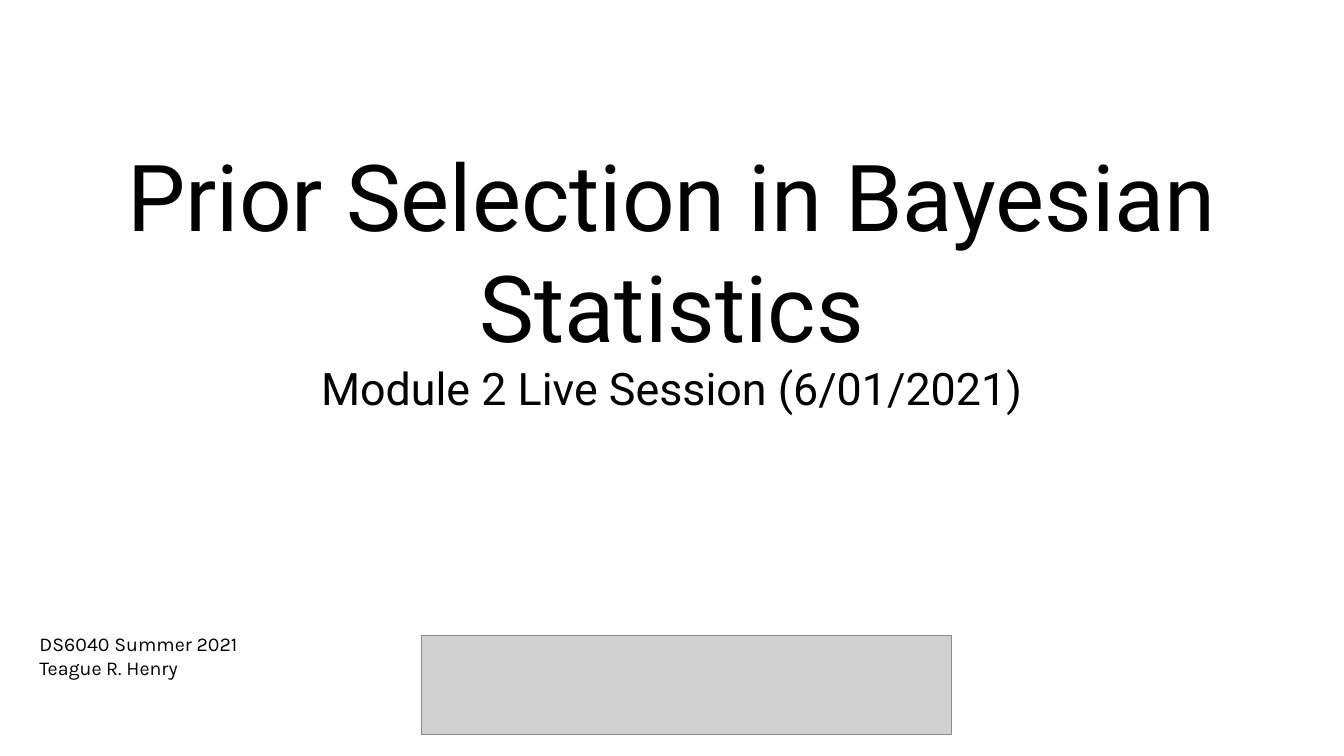
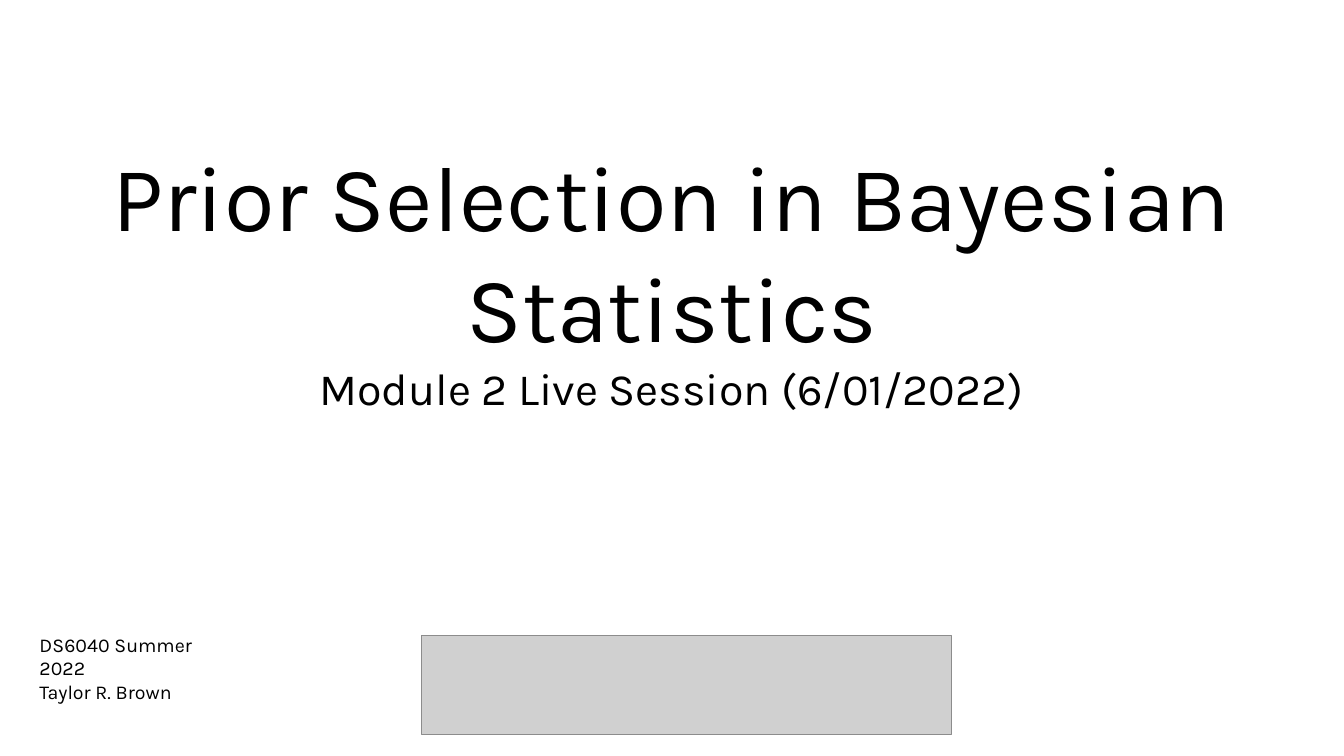
Before and after one commit to abogdan22/ds-6040, a slide deck: slide 1 of slides/module2.pptx. Drawn at 1344x756 pixels with LibreOffice and Linux fonts; fonts in the diff are those of the drawing; grey boxes stand for pictures. Boxes give left, top, right and bottom in pixels: in the first picture for what was removed or moved away, otherwise in the second. Text is boxed around its words. In the diff, an @@ line names an element or a change of style, - is before the commit and + after.

```diff
--- a/slides/module2.pptx
+++ b/slides/module2.pptx
@@ text at [112, 167, 1231, 343]: font Roboto to Karla in "Prior Selection in Bayesian Statistics" @@
@@ text at [320, 372, 1023, 410]: text changed; font Roboto to Karla @@
-Module 2 Live Session (6/01/2021)
+Module 2 Live Session (6/01/2022)
@@ text at [39, 639, 192, 704]: text changed @@
-DS6040 Summer 2021
-Teague R. Henry
+DS6040 Summer 2022
+Taylor R. Brown
```
Also in this commit, not shown: 14 other slides changed, 1 slide added, 3 slides removed, 1 other file.
